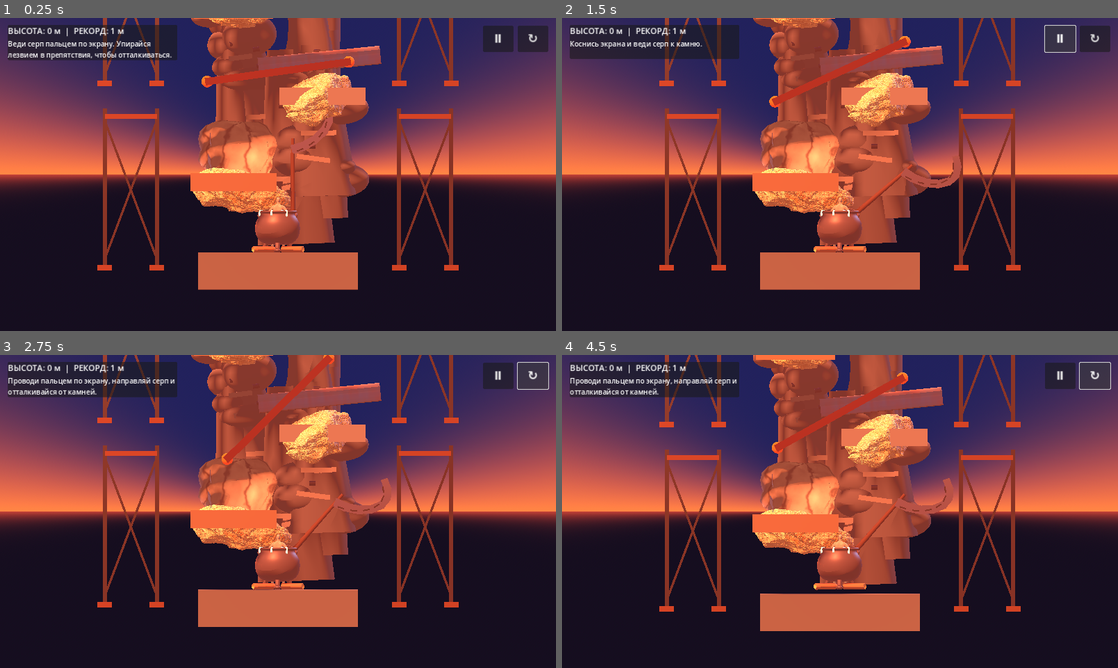
Above: before the commit, frames 1-4 (two rows, left to right).
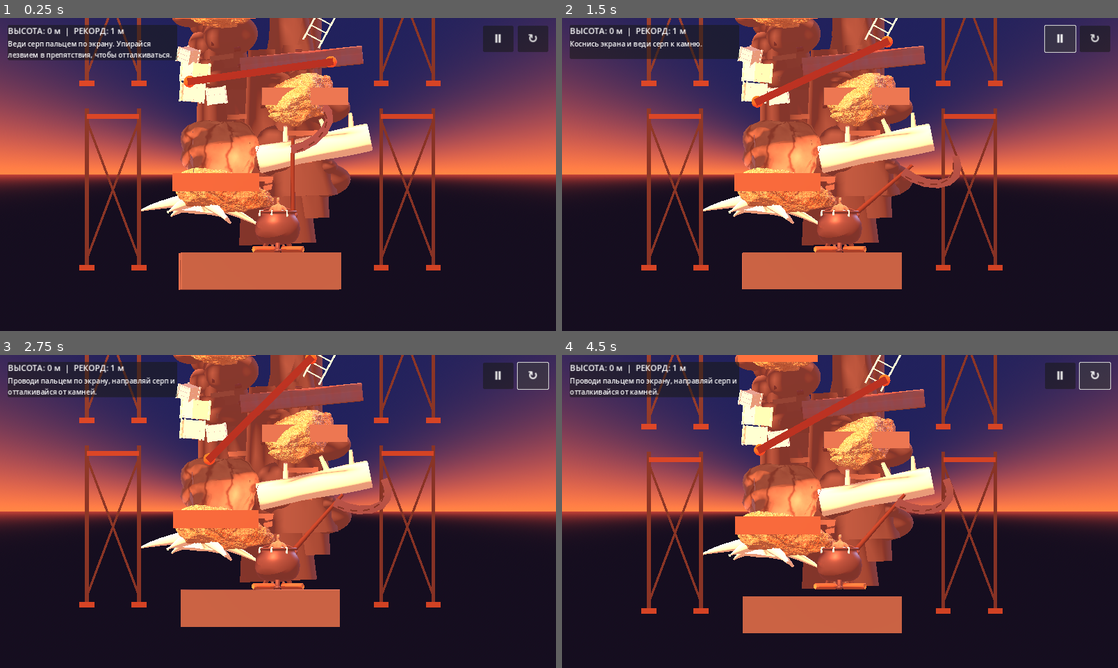
Above: after the commit, the same moments.

Repository: uchihabaha05-del/CLIMB-MASTER
Game: Godot game, scene res://scenes/main.tscn
Same seed, same stepped clock (60 frames per second), same inputs: the game is played once before the commit and once after it.
Inputs:
- Up to frame 1 (0.25 s): no input
- Up to frame 2 (1.5 s): click "Ⅱ" at 0.5 s; click "▶" at 1.25 s
- Up to frame 3 (2.75 s): click "↻" at 2 s
- Up to frame 4 (4.5 s): click "Ⅱ" at 2.75 s; click "▶" at 3.5 s; click "↻" at 4.25 s

The runs differ from the first frame. In frame 1, 21% of the frame differs, in the area x 14-83%, y 0-87%; in frame 2, 22%; in frame 3, 22%; in frame 4, 23%, in the area x 14-83%, y 0-89%.

Commit message:
Arrange new scanned assets into a progressive climbing course

Diff:
--- a/scripts/main.gd
+++ b/scripts/main.gd
@@ -21,6 +21,7 @@
     _build_world()
     _build_photogrammetry_boulders()
     _build_imported_obstacles()
+    _build_asset_course()
     _build_industrial_structures()
     _build_checkpoints()
     _build_obstacles()
@@ -265,6 +266,62 @@
         if found != null:
             return found
     return null
+
+
+func _build_asset_course() -> void:
+    # New scanned obstacle pack arranged as a readable difficulty curve.
+    # Each model is instanced from its own glTF so its authored materials remain intact.
+    var placements: Array[Dictionary] = [
+        # Lower climb: broad, forgiving surfaces that teach hooking and pushing.
+        {"file": "stump_with_roots", "position": Vector3(-2.0, 1.0, -0.55), "rotation": Vector3(0.0, 0.25, -0.12), "scale": 0.92},
+        {"file": "fallen_log", "position": Vector3(1.85, 2.85, -0.55), "rotation": Vector3(0.0, 0.0, 0.20), "scale": 0.88},
+        {"file": "crate_stack", "position": Vector3(-1.95, 4.7, -0.55), "rotation": Vector3(0.0, 0.18, -0.08), "scale": 0.82},
+        {"file": "broken_ladder", "position": Vector3(2.0, 6.55, -0.55), "rotation": Vector3(0.0, 0.0, -0.18), "scale": 0.9},
+
+        # Middle section: force the player to change hook angle and swing direction.
+        {"file": "rock_arch", "position": Vector3(-2.05, 8.2, -0.6), "rotation": Vector3(0.0, 0.0, 0.0), "scale": 0.78},
+        {"file": "tire_stack", "position": Vector3(2.0, 9.75, -0.55), "rotation": Vector3(0.0, 0.25, 0.08), "scale": 0.82},
+        {"file": "pipe_cluster", "position": Vector3(-2.0, 11.35, -0.55), "rotation": Vector3(0.0, 0.0, 0.12), "scale": 0.78},
+        {"file": "seesaw_plank", "position": Vector3(1.95, 13.0, -0.55), "rotation": Vector3(0.0, 0.0, -0.16), "scale": 0.82},
+        {"file": "broken_bridge", "position": Vector3(-2.0, 14.7, -0.6), "rotation": Vector3(0.0, 0.0, 0.10), "scale": 0.78},
+
+        # Upper climb: narrow footholds, sharp silhouettes and heavier machinery.
+        {"file": "ice_boulder", "position": Vector3(2.0, 16.25, -0.55), "rotation": Vector3(0.0, 0.55, -0.12), "scale": 0.78},
+        {"file": "ice_spikes", "position": Vector3(-1.95, 17.85, -0.6), "rotation": Vector3(0.0, 0.2, 0.0), "scale": 0.72},
+        {"file": "giant_gears", "position": Vector3(2.0, 19.55, -0.6), "rotation": Vector3(0.0, 0.0, 0.12), "scale": 0.72},
+        {"file": "giant_anchor", "position": Vector3(-2.0, 21.2, -0.6), "rotation": Vector3(0.0, 0.0, -0.12), "scale": 0.76},
+        {"file": "spiral_stairs", "position": Vector3(1.95, 23.0, -0.6), "rotation": Vector3(0.0, 0.0, 0.0), "scale": 0.72},
+        {"file": "church_bell", "position": Vector3(-1.9, 24.9, -0.6), "rotation": Vector3(0.0, 0.0, 0.0), "scale": 0.72},
+        {"file": "shipping_container", "position": Vector3(2.0, 26.8, -0.65), "rotation": Vector3(0.0, 0.0, 0.08), "scale": 0.72}
+    ]
+
+    for item in placements:
+        var asset_path := "res://assets/" + str(item["file"]) + ".gltf"
+        var packed := load(asset_path) as PackedScene
+        if packed == null:
+            push_warning("Could not load course asset: " + asset_path)
+            continue
+        var instance := packed.instantiate() as Node3D
+        if instance == null:
+            push_warning("Course asset root is not Node3D: " + asset_path)
+            continue
+        instance.name = "Course_" + str(item["file"])
+        instance.position = item["position"]
+        instance.rotation = item["rotation"]
+        instance.scale = Vector3.ONE * float(item["scale"])
+        add_child(instance)
+        _add_asset_collisions(instance)
+
+
+func _add_asset_collisions(node: Node) -> void:
+    # Convex colliders are cheaper than triangle meshes on mobile.
+    if node is MeshInstance3D:
+        var mesh_instance := node as MeshInstance3D
+        if mesh_instance.mesh != null:
+            mesh_instance.create_convex_collision(true, true)
+    for child in node.get_children():
+        if child is not StaticBody3D:
+            _add_asset_collisions(child)
 
 func _build_industrial_structures() -> void:
     # Weathered steel frames make the climb feel like an abandoned quarry.
